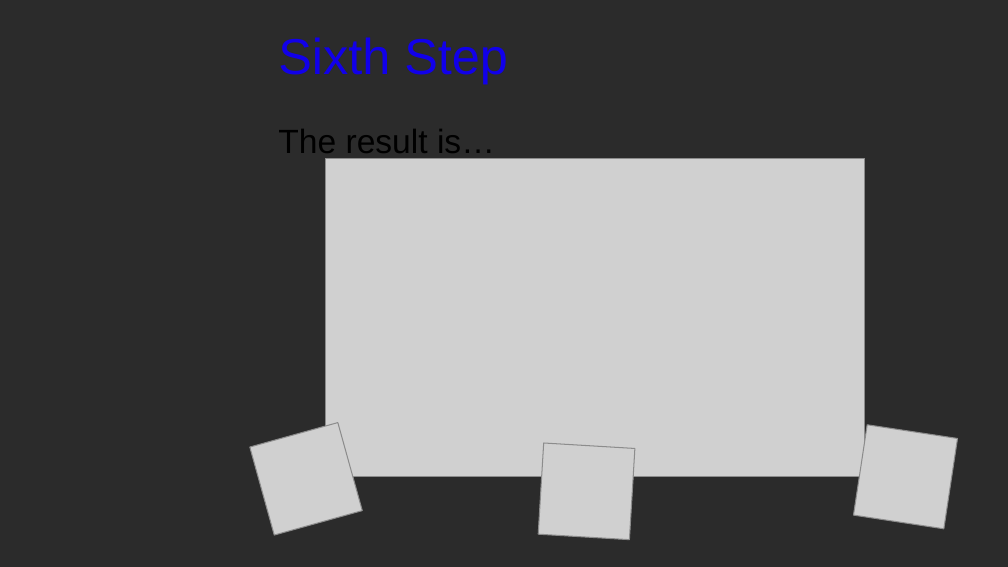
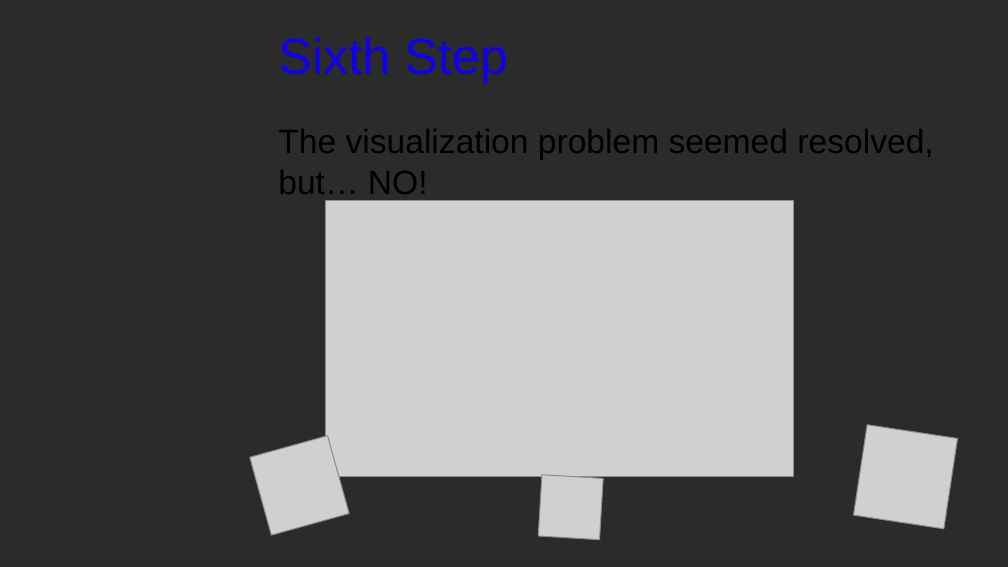
Before and after one commit to GabriM97/CryptoWolf, a slide deck: slide 25 of Student Presentation/Student_Presentation.odp. Drawn at 1008x567 pixels with LibreOffice and Linux fonts; fonts in the diff are those of the drawing; grey boxes stand for pictures; background and template pictures are left out; a plain dark background stands for a picture behind light text. Boxes give left, top, right and bottom in pixels: in the first picture for what was removed or moved away, otherwise in the second. Text is boxed around its words. In the diff, an @@ line names an element or a change of style, - is before the commit and + after.

Commit message:
update slides SP

```diff
--- a/Student Presentation/Student_Presentation.odp
+++ b/Student Presentation/Student_Presentation.odp
@@ text at <box>278,129,933,201</box>: text changed @@
-The result is…
+The visualization problem seemed resolved, but… NO!
@@ picture: place and size @@
-picture at <box>326,158,865,476</box>
+picture at <box>326,201,794,476</box>
@@ picture: place and size @@
-picture at <box>249,423,362,536</box>
+picture at <box>250,436,349,535</box>
@@ picture: place and size @@
-picture at <box>539,443,636,540</box>
+picture at <box>538,475,604,540</box>
```
Also in this commit, not shown: 6 other slides changed, 2 slides added, 2 slides removed.
